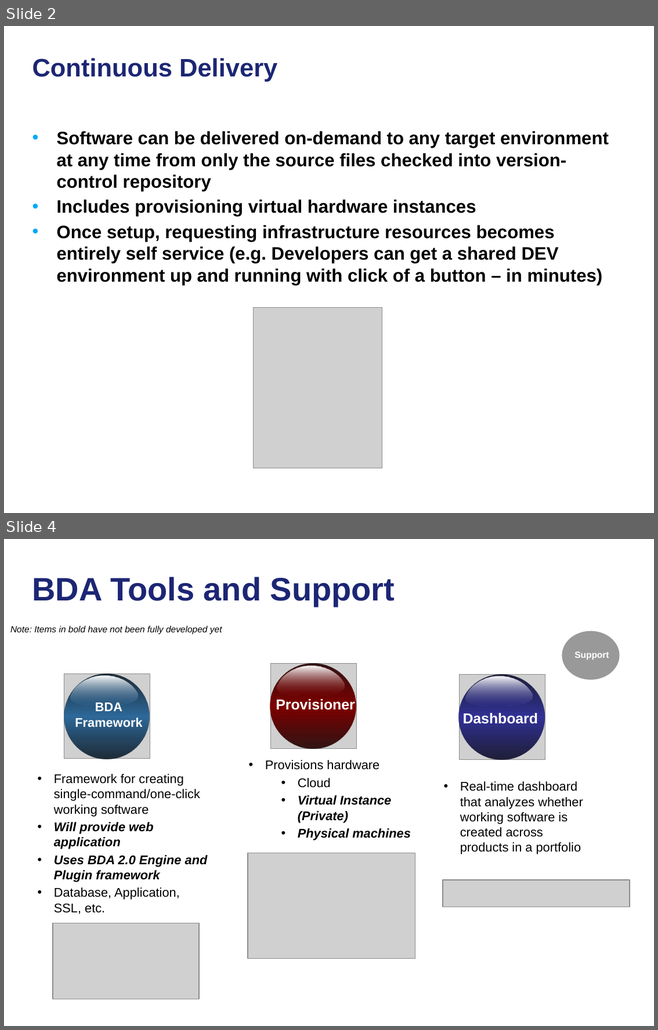
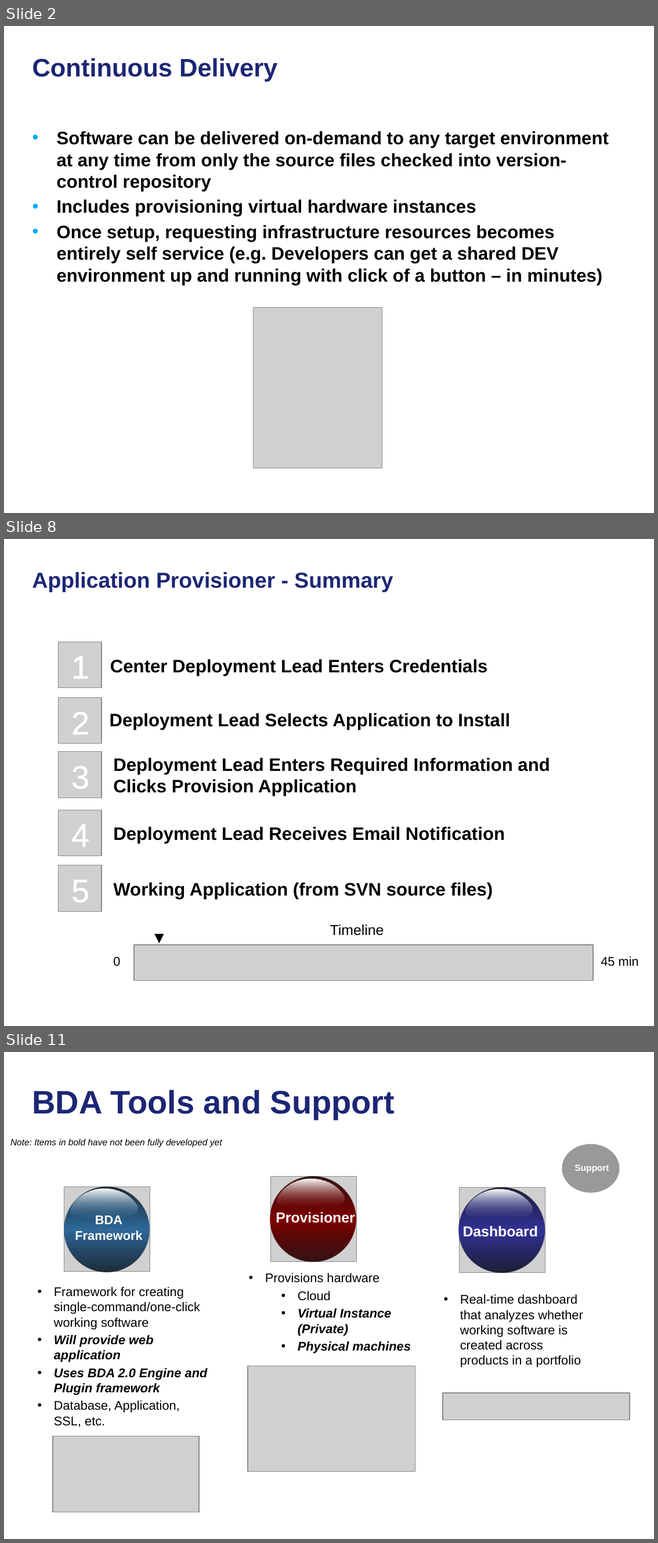
Before and after one commit to NCIP/automation, a slide deck: docs/continuous-delivery-caehr.pptx. Shown one above the other, each under a label of ours: slides 2 and 4 before the commit, slides 2, 8 and 11 after it; the slides between them are not shown. The pictures are 658x1030 and 658x1543 pixels, drawn with LibreOffice and Linux fonts; fonts in the diff are those of the drawing; grey boxes stand for pictures; background and template pictures are left out. Boxes give left, top, right and bottom in pixels: in the first picture for what was removed or moved away, otherwise in the second. Text is boxed around its words. In the diff, an @@ line names an element or a change of style, - is before the commit and + after.

```diff
--- a/docs/continuous-delivery-caehr.pptx
+++ b/docs/continuous-delivery-caehr.pptx
@@ slide 8 added at (4,539,654,1026), background picture (left out) @@
@@ title added at (32,572,393,592), 24 pt, text #1C2674, bold @@
+Application Provisioner - Summary
@@ picture added at (58,642,101,687) @@
@@ text added at (71,656,89,679), 36 pt, text #FFFFFF @@
+1
@@ text added at (110,659,488,676), 20 pt, text #000000, bold @@
+Center Deployment Lead Enters Credentials
@@ picture added at (58,697,101,744) @@
@@ text added at (71,712,89,734), 36 pt, text #FFFFFF @@
+2
@@ text added at (110,713,510,730), 20 pt, text #000000, bold @@
+Deployment Lead Selects Application to Install
@@ picture added at (58,752,101,798) @@
@@ text added at (113,758,549,796), 20 pt, text #000000, bold @@
+Deployment Lead Enters Required Information and
+Clicks Provision Application
@@ text added at (71,766,89,789), 36 pt, text #FFFFFF @@
+3
@@ picture added at (58,810,101,856) @@
@@ text added at (71,824,89,846), 36 pt, text #FFFFFF @@
+4
@@ text added at (113,827,505,843), 20 pt, text #000000, bold @@
+Deployment Lead Receives Email Notification
@@ picture added at (58,866,101,912) @@
@@ text added at (71,880,89,903), 36 pt, text #FFFFFF @@
+5
@@ text added at (113,882,493,899), 20 pt, text #000000, bold @@
+Working Application (from SVN source files)
@@ group added at (113,924,639,981): 4 texts, 1 picture @@
+Timeline
+▼
+45 min
+0
@@ what was slide 4 is now slide 11 @@
```
Also in this commit, not shown: 2 slides changed, 5 other slides added, 1 slide removed.
